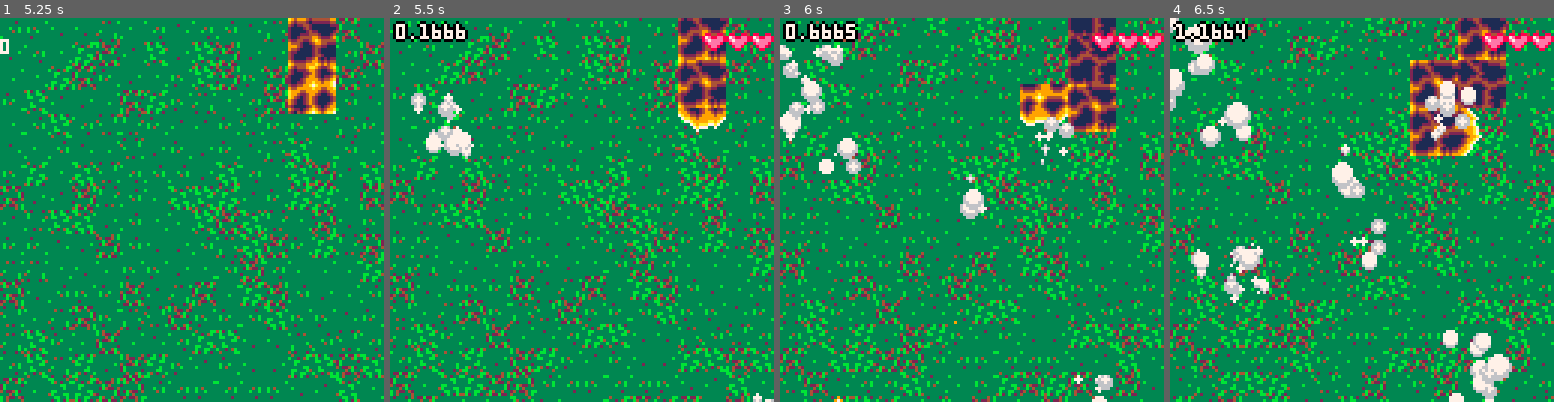
Above: before the commit, frames 1-4 (left to right).
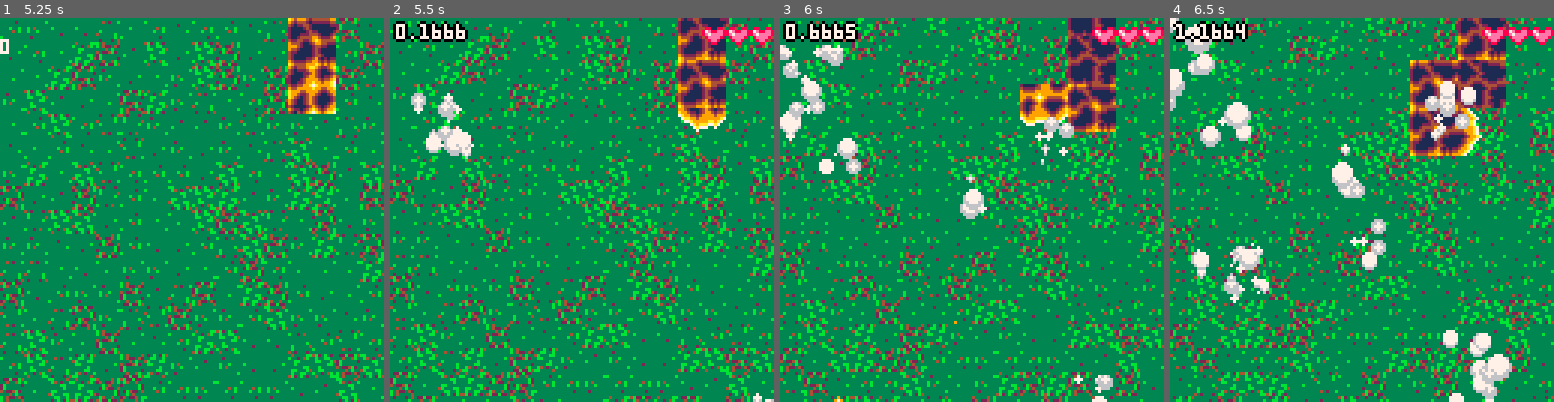
Above: after the commit, the same moments.

Repository: FreeCodeCampGuam/LavaFlow
Game: PICO-8 cartridge lavaflow.p8
Same seed, same stepped clock (60 frames per second), same inputs: the game is played once before the commit and once after it.
Inputs:
- Up to frame 1 (5.25 s): tap X (X key) at 0.33, 1.07, 1.85, 2.97, 4.08, 5.2 s; tap O (Z key) at 0.7, 1.7, 2.1, 2.5, 2.9, 3.3, 3.7, 4.1, 4.5, 4.9 s; hold Right 1.6-2.1 s; hold Up 2.15-2.42 s; hold Right 2.47-3.03 s; hold Left 3.08-3.58 s; hold Down 3.63-3.97 s; hold Right 4.02-4.68 s; hold Up 4.73-5.03 s; hold Left from 5.08 s (still down)
- Up to frame 2 (5.5 s): keep holding Left; tap O (Z key) at 5.3 s
- Up to frame 3 (6 s): release Left at 5.68 s; tap O (Z key) at 5.7 s; hold Down from 5.73 s (still down)
- Up to frame 4 (6.5 s): release Down at 6.03 s; hold Right from 6.08 s (still down); tap O (Z key) at 6.1 s; tap X (X key) at 6.32 s

Frame 1 is identical in both runs. In frame 2, 0.8% of the frame differs, in the area x 81-100%, y 2-9%; in frame 3, 0.8%; in frame 4, 0.8%.

Commit message:
change heart position

Diff:
--- a/lavaflow.p8
+++ b/lavaflow.p8
@@ -842,7 +842,7 @@
  for i = 1,hc do
   local heart = {}
    heart.x = gridw - (i*tilew/2)
-   heart.y = tileh/4
+   heart.y = tileh/8
    heart.sw = 1
    heart.sh = 1
    heart.mode = hearttrans[1]
